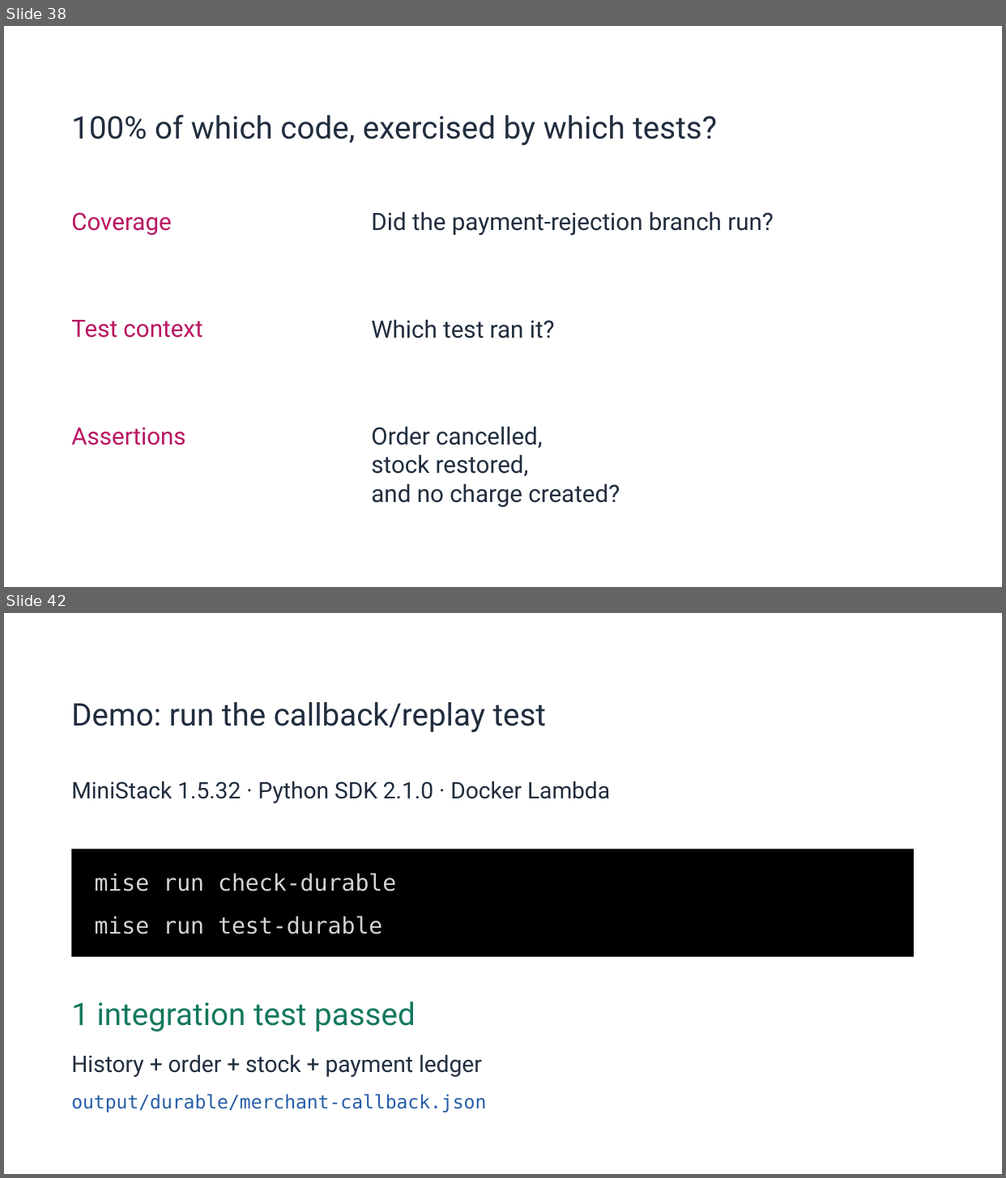
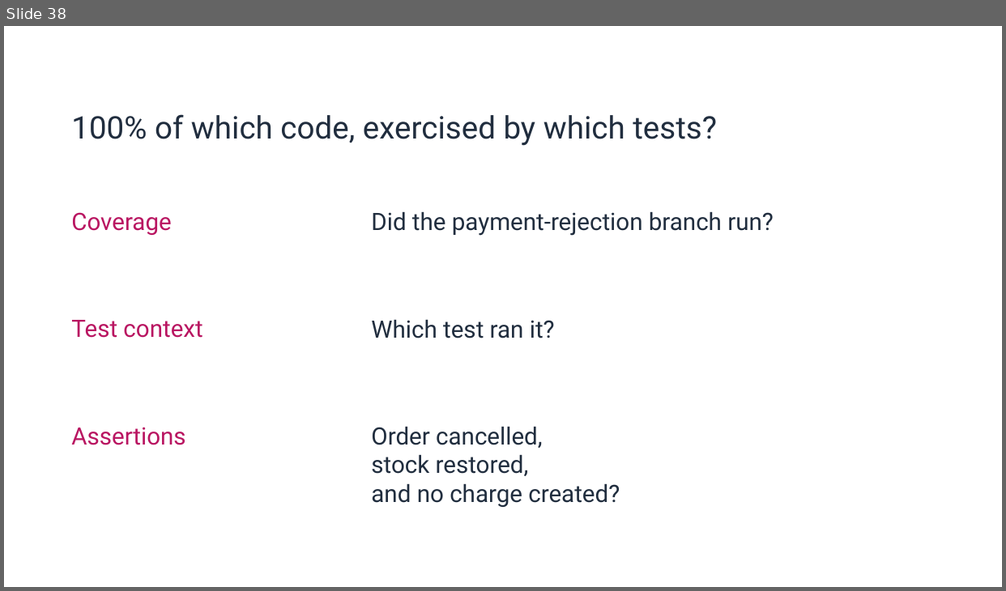
Before and after one commit to alex-au-922/aws-community-day-hk-2026-step-functions-testing, a slide deck: presentation/output/testing-python-workflows-with-floci.pptx. Shown one above the other, each under a label of ours: slides 38 and 42 before the commit, slide 38 after it; the slides between them are not shown. The pictures are 1006x1178 and 1006x591 pixels, drawn with LibreOffice and Linux fonts; fonts in the diff are those of the drawing; background and template pictures are left out. Boxes give left, top, right and bottom in pixels: in the first picture for what was removed or moved away, otherwise in the second. Text is boxed around its words. In the diff, an @@ line names an element or a change of style, - is before the commit and + after.

Commit message:
Expand the Durable Functions bonus for post-talk readers

```diff
--- a/presentation/output/testing-python-workflows-with-floci.pptx
+++ b/presentation/output/testing-python-workflows-with-floci.pptx
@@ slide 42 removed at <box>4,613,1002,1174</box>, background picture (left out) @@
@@ text removed at <box>71,702,547,733</box> @@
-Demo: run the callback/replay test
@@ text removed at <box>71,781,610,803</box> @@
-MiniStack 1.5.32 · Python SDK 2.1.0 · Docker Lambda
@@ rectangle removed at <box>72,849,914,956</box> @@
@@ text removed at <box>95,873,396,892</box> @@
-mise run check-durable
@@ text removed at <box>95,916,382,935</box> @@
-mise run test-durable
@@ text removed at <box>71,1002,415,1032</box> @@
-1 integration test passed
@@ text removed at <box>71,1055,482,1077</box> @@
-History + order + stock + payment ledger
@@ text removed at <box>71,1094,486,1113</box> @@
-output/durable/merchant-callback.json
```
Also in this commit, not shown: 8 slides added, 3 other slides removed, 2 other files.
